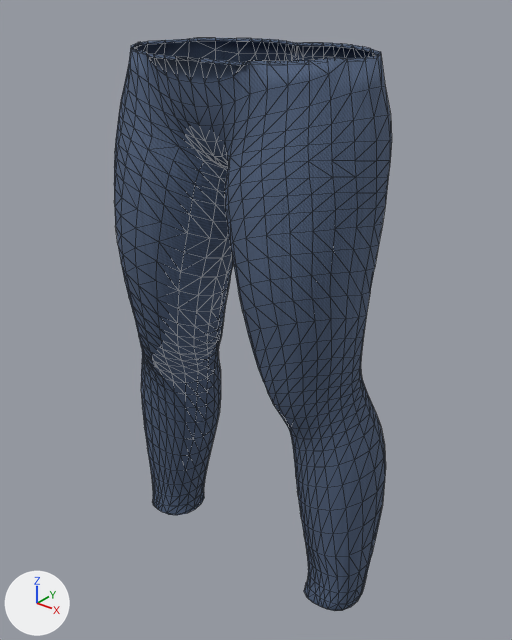
A saved change to the glTF model client/public/assets/characters/prototype/parts/bottom_jeans_female.glb.
The view is the same before and after, from a 50 mm camera at (0.604, -0.769, 0.995) aimed at (0.0, -0.015, 0.527). Arrows for +X, +Y and +Z are at lower left; the lights stay in place. The picture after the commit comes second. Mesh edges are drawn as thin lines.

Script lines for the objects in view, before the commit:
```python
me_awd_bottom_jeans_part = bpy.data.meshes.new('AWD_Bottom_jeans_part')
me_awd_bottom_jeans_part.from_pydata(...)  # 1443 vertices, 2800 faces; spans x -0.231..0.231, y -0.153..0.106, z 0.102..0.915
me_awd_bottom_jeans_part.materials.append(mat_awd_fabric_denim)
ob_awd_bottom_jeans_part = bpy.data.objects.new('AWD_Bottom_jeans_part', me_awd_bottom_jeans_part)
ob_awd_bottom_jeans_part.location = (0.0, 0.0, 0.0)
```
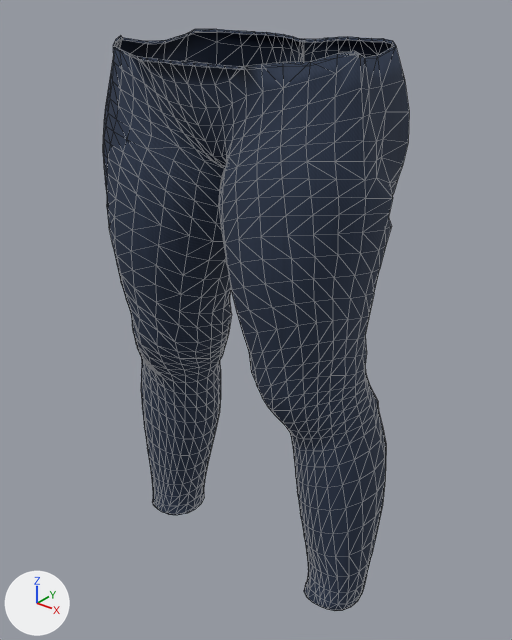
Edits to the bpy script that builds the scene:
```text
Add mat_awd_fabric_denim_jeans:
    mat_awd_fabric_denim_jeans = bpy.data.materials.new('AWD_Fabric_denim_jeans')
    # colours: dark blue #2b3a55
    # uses the picture img_awd_fabric_denim
Change me_awd_bottom_jeans_part:
    used by ob_awd_bottom_jeans_part; location = (0.0, 0.0, 0.0)
    remove me_awd_bottom_jeans_part.from_pydata(...)  # 1443 vertices, 2800 faces; spans x -0.231..0.231, y -0.153..0.106, z 0.102..0.915
    add me_awd_bottom_jeans_part.from_pydata(...)  # 1443 vertices, 2800 faces; spans x -0.231..0.231, y -0.163..0.117, z 0.102..0.925
    me_awd_bottom_jeans_part part 1: 950 of 1443 vertices moved; they spanned x -0.226..0.226, y -0.153..0.106, z 0.282..0.915 and now span x -0.227..0.227, y -0.163..0.117, z 0.282..0.925; mean shift (0.0, 0.0, 0.0); largest move (0.158, -0.066, 0.914) -> (0.184, -0.077, 0.923)
    me_awd_bottom_jeans_part part 2: 1420 kept faces spanning x -0.227..0.227, y -0.163..0.117, z 0.329..0.925 get new texture (UV) coordinates
    me_awd_bottom_jeans_part part 3: 2788 faces spanning x -0.231..0.231, y -0.163..0.117, z 0.102..0.925 switch from mat_awd_fabric_denim to mat_awd_fabric_denim_jeans
```

Pixel boxes [x1, y1, x2, y2] of what changed, in the pictures (512 x 640 px; the box of a moved part takes in the faces that stretch with it):
'AWD_Bottom_jeans_part', reshaped (10% wider)
    before: [114, 38, 392, 611]
    after: [103, 29, 409, 611]
part 1 of me_awd_bottom_jeans_part, moved or reshaped
    before: [122, 46, 386, 492]
    after: [115, 42, 386, 492]
part 2 of me_awd_bottom_jeans_part, surface changed
    before: [114, 38, 392, 456]
    after: [103, 29, 409, 456]
part 3 of me_awd_bottom_jeans_part, recoloured
    before: [114, 38, 392, 611]
    after: [103, 29, 409, 611]
